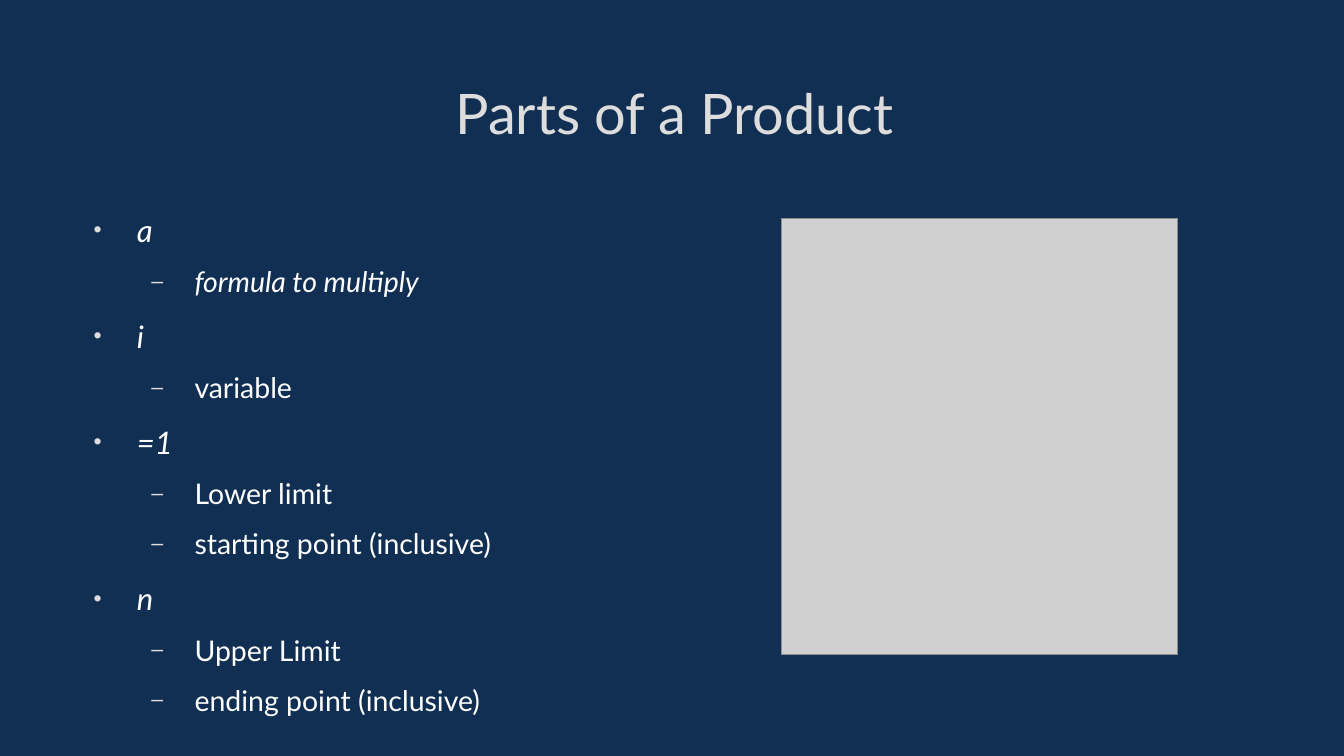
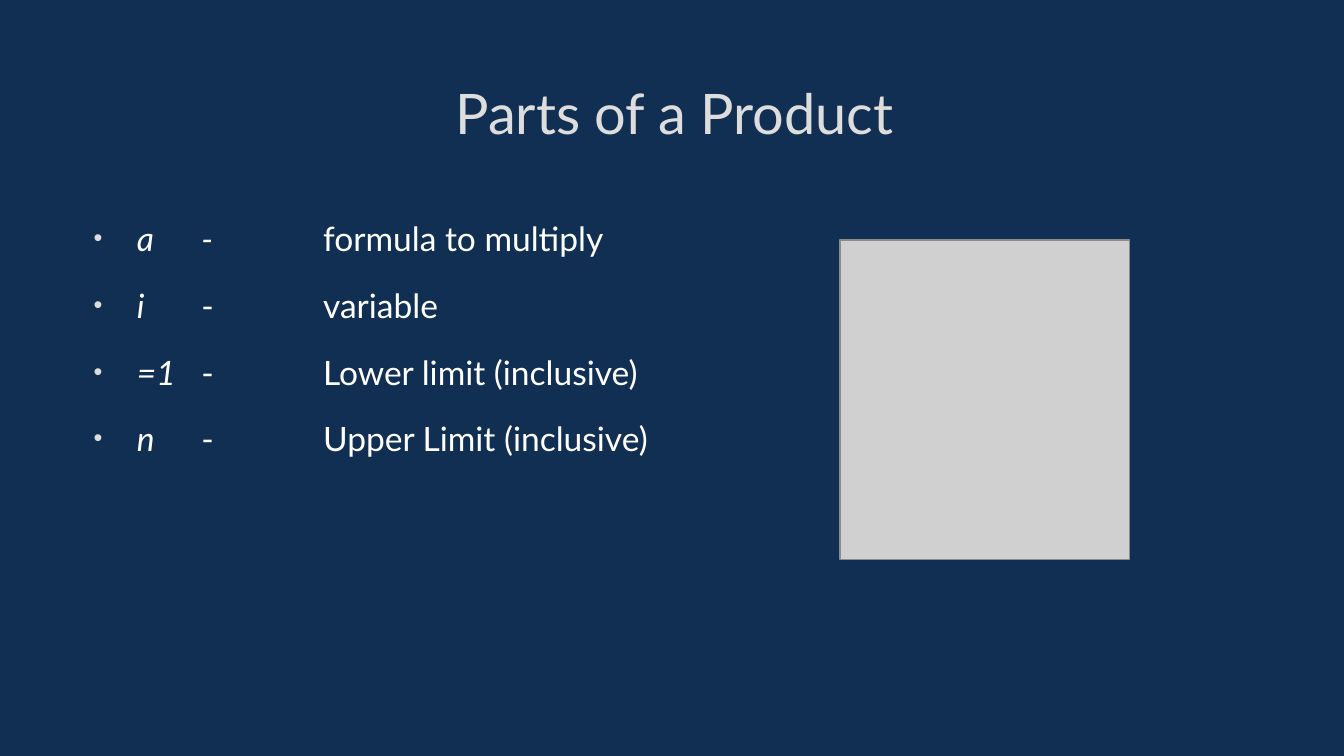
Before and after one commit to davidgundry/maths22-23, a slide deck: slide 58 of slides/maths-4-sequences-and-summation.odp (slide 47 before the commit). Drawn at 1344x756 pixels with LibreOffice and Linux fonts; fonts in the diff are those of the drawing; grey boxes stand for pictures. Boxes give left, top, right and bottom in pixels: in the first picture for what was removed or moved away, otherwise in the second. Text is boxed around its words. In the diff, an @@ line names an element or a change of style, - is before the commit and + after.

```diff
--- a/slides/maths-4-sequences-and-summation.odp
+++ b/slides/maths-4-sequences-and-summation.odp
@@ text at box(137, 226, 648, 457): text changed; size 16.8 to 19.8 pt @@
-• a
-  – formula to multiply
-• i
-  – variable
-• =1
-  – Lower limit
-  – starting point (inclusive)
-• n
-  – Upper Limit
-  – ending point (inclusive)
+• a - formula to multiply
+• i - variable
+• =1 - Lower limit (inclusive)
+• n - Upper Limit (inclusive)
@@ picture: place and size @@
-picture at box(782, 218, 1178, 655)
+picture at box(840, 240, 1131, 560)
```
Also in this commit, not shown: 29 other slides changed, 18 slides added, 7 slides removed, 13 other files.
